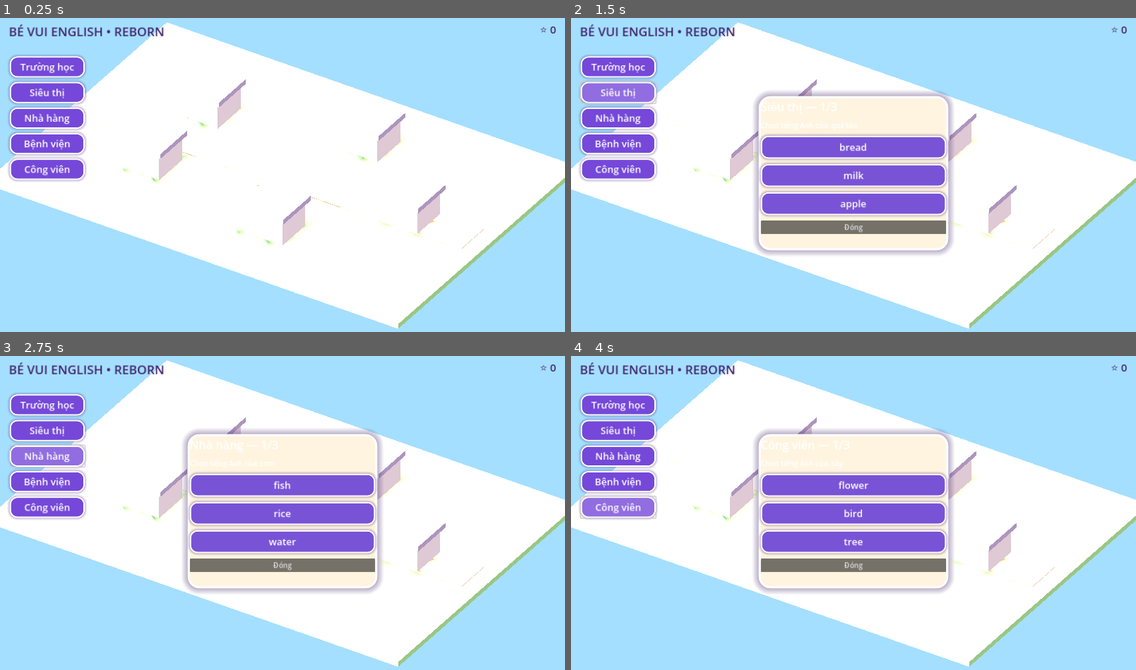
Above: before the commit, frames 1-4 (two rows, left to right).
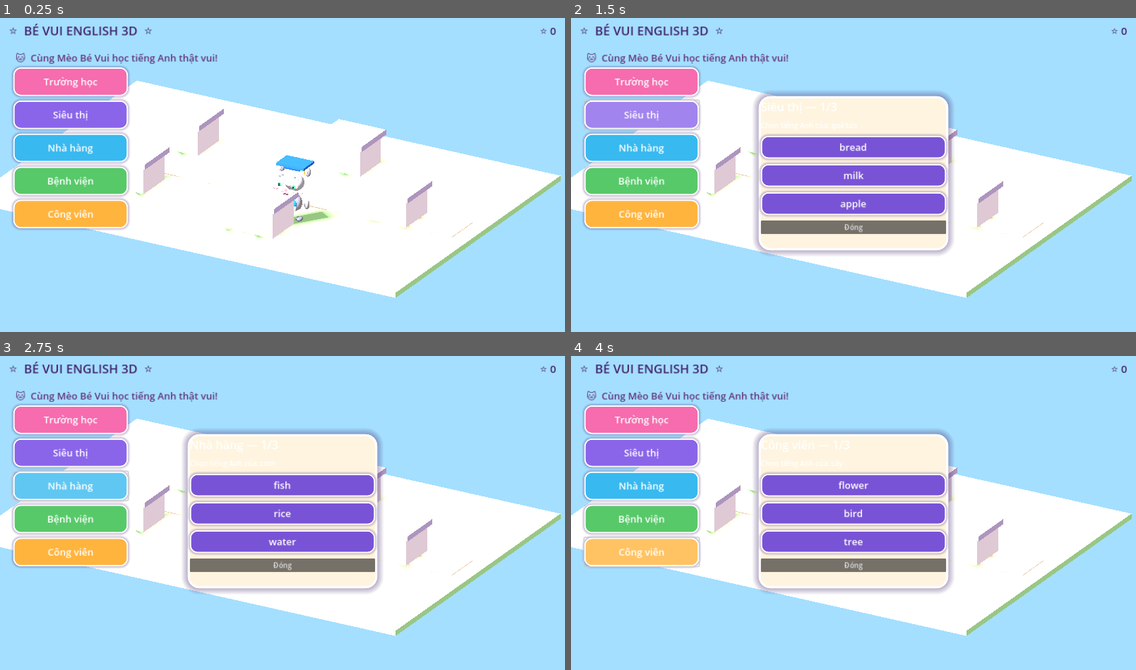
Above: after the commit, the same moments.

Repository: contrung556-debug/GameTA
Game: Godot game, scene res://scenes/main.tscn
Same seed, same stepped clock (60 frames per second), same inputs: the game is played once before the commit and once after it.
Inputs:
- Up to frame 1 (0.25 s): no input
- Up to frame 2 (1.5 s): click "Trường học" at 0.5 s; click "Siêu thị" at 1.25 s
- Up to frame 3 (2.75 s): click "Nhà hàng" at 2 s
- Up to frame 4 (4 s): click "Bệnh viện" at 2.75 s; click "Công viên" at 3.5 s

The runs differ from the first frame. In frame 1, 29% of the frame differs, in the area x 0-100%, y 1-99%; in frame 2, 26%; in frame 3, 25%; in frame 4, 25%.

Commit message:
Integrate animated 3D cat into colorful first-screen layout and theme buttons

Diff:
--- a/be_vui_reborn/scripts/main.gd
+++ b/be_vui_reborn/scripts/main.gd
@@ -44,9 +44,9 @@
  camera=Camera3D.new()
  camera.projection=Camera3D.PROJECTION_ORTHOGONAL
  camera.size=17.0
- camera.position=Vector3(12,15,19)
+ camera.position=Vector3(10,11,19)
  add_child(camera)
- camera.look_at(Vector3.ZERO)
+ camera.look_at(Vector3(0,1,0))
  camera.current=true
  _box("Ground",Vector3(0,-0.15,0),Vector3(26,0.3,18),Color("#a1d99a"))
  _box("Path",Vector3(0,0.01,0),Vector3(24,0.05,2.3),Color("#f5d9b7"))
@@ -55,19 +55,17 @@
   var position:=Vector3(cos(angle)*8.0,0,sin(angle)*5.0)
   _box("ART SLOT "+str(i),position+Vector3(0,0.8,0),Vector3(2.5,1.6,2.3),Color("#e9dcf5"))
   _box("Roof placeholder",position+Vector3(0,1.7,0),Vector3(2.9,0.3,2.7),Color("#b6a3dc"))
- # Intentional marker, not a pretend polished mascot.
+ # Real mesh-based animated mascot with independent asset script.
  cat=Node3D.new()
- cat.name="CAT_3D_ASSET_SLOT"
- cat.position=Vector3(0,0,3)
+ cat.name="MascotAnchor"
+ cat.position=Vector3(3.5,0,3.0)
  scene_root.add_child(cat)
- var sphere:=SphereMesh.new()
- sphere.radius=0.45
- sphere.height=0.9
- var marker:=MeshInstance3D.new()
- marker.mesh=sphere
- marker.position.y=0.5
- marker.material_override=_material(Color("#a3a5bf"))
- cat.add_child(marker)
+ var mascot:=Node3D.new()
+ mascot.name="TomStyleOriginalCat"
+ mascot.set_script(load("res://scripts/mascot.gd"))
+ cat.add_child(mascot)
+ camera.position=Vector3(10,9,16)
+ camera.look_at(Vector3(1,1,0))
 
 func _material(color: Color) -> StandardMaterial3D:
  var m:=StandardMaterial3D.new()
@@ -98,7 +96,7 @@
  top.offset_top=16
  root.add_child(top)
  var heading:=Label.new()
- heading.text="BÉ VUI ENGLISH • REBORN"
+ heading.text="⭐  BÉ VUI ENGLISH 3D  ⭐"
  heading.add_theme_font_size_override("font_size",28)
  heading.add_theme_color_override("font_color",Color("#43256e"))
  heading.size_flags_horizontal=Control.SIZE_EXPAND_FILL
@@ -108,16 +106,22 @@
  status.add_theme_color_override("font_color",Color("#43256e"))
  top.add_child(status)
  var menu:=VBoxContainer.new()
- menu.position=Vector2(22,95)
+ menu.position=Vector2(30,120)
  menu.add_theme_constant_override("separation",10)
  root.add_child(menu)
  for place in LESSONS.keys():
   var b:=Button.new()
   b.text=place
-  b.custom_minimum_size=Vector2(170,48)
-  _decorate_button(b,Color("#7548d9"))
+  b.custom_minimum_size=Vector2(260,65)
+  _decorate_button(b,[Color("#f66cae"),Color("#8a65e9"),Color("#38b9f0"),Color("#57c969"),Color("#ffb43e")][menu.get_child_count()])
   b.pressed.connect(_start_lesson.bind(place))
   menu.add_child(b)
+ var subtitle:=Label.new()
+ subtitle.text="🐱  Cùng Mèo Bé Vui học tiếng Anh thật vui!"
+ subtitle.position=Vector2(35,83)
+ subtitle.add_theme_font_size_override("font_size",22)
+ subtitle.add_theme_color_override("font_color",Color("#61337c"))
+ root.add_child(subtitle)
  var overlay:=PanelContainer.new()
  overlay.name="LessonOverlay"
  overlay.set_anchors_and_offsets_preset(Control.PRESET_CENTER)
